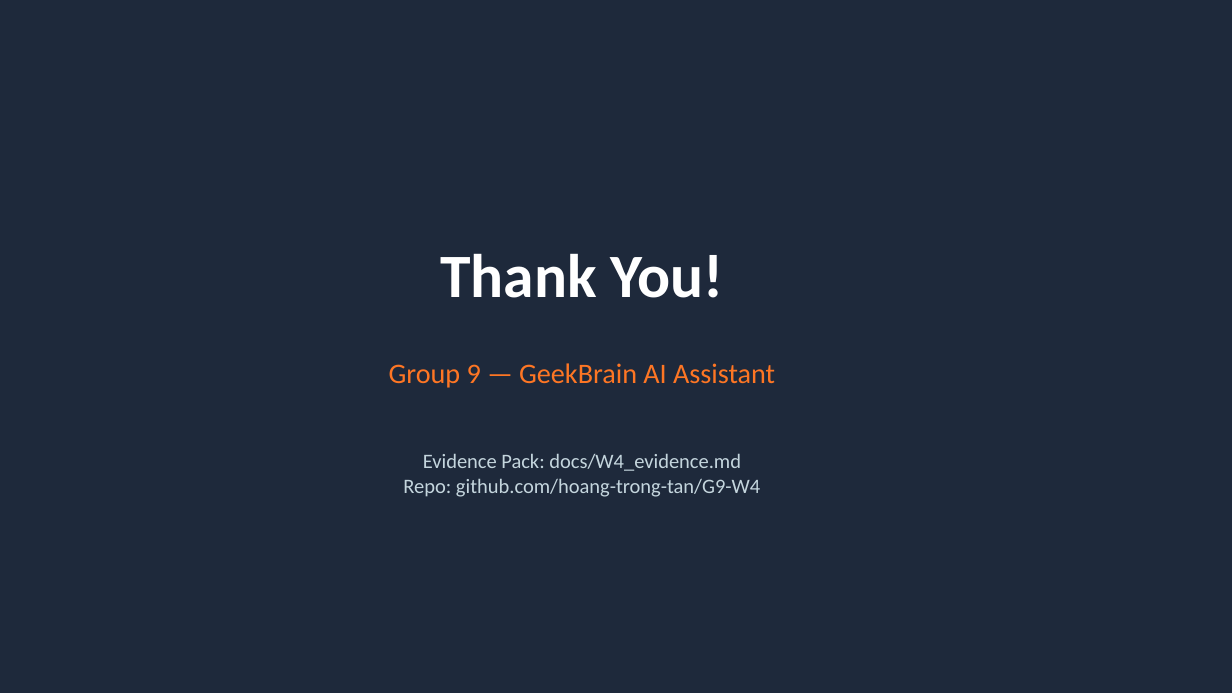
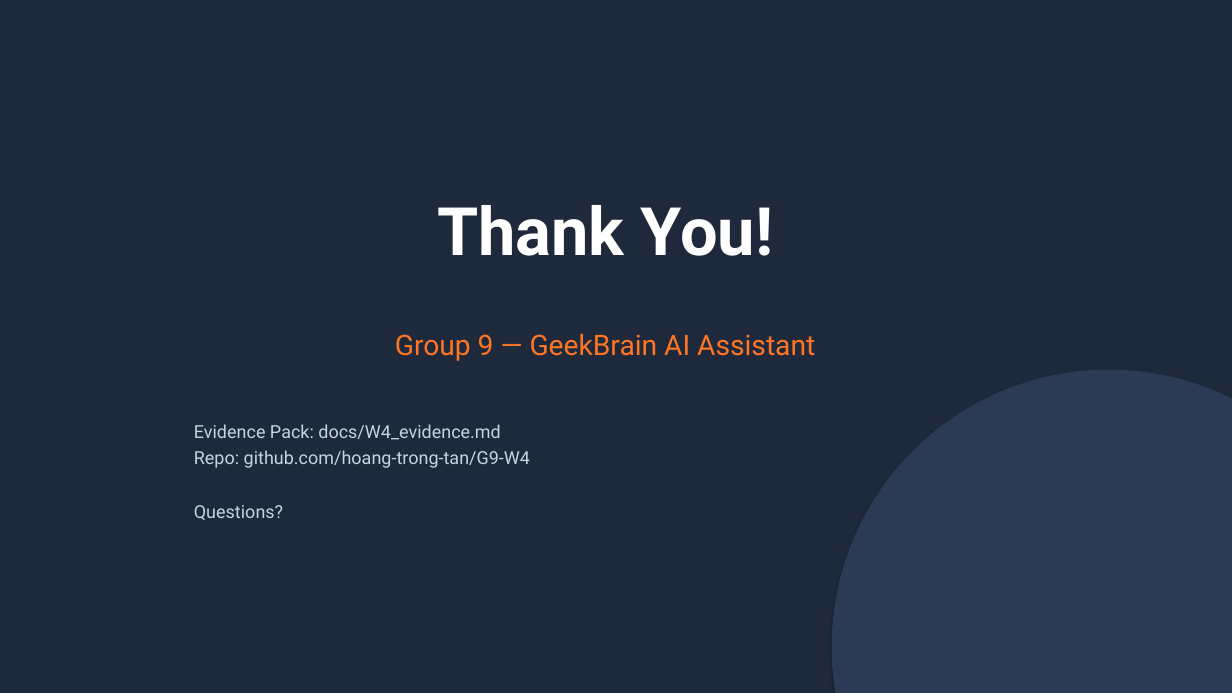
Before and after one commit to NguyenHuuDinh135/G9-W4, a slide deck: slide 16 of slides/W4_presentation.pptx (slide 14 before the commit). Drawn at 1232x693 pixels with LibreOffice and Linux fonts; fonts in the diff are those of the drawing. Boxes give left, top, right and bottom in pixels: in the first picture for what was removed or moved away, otherwise in the second. Text is boxed around its words. In the diff, an @@ line names an element or a change of style, - is before the commit and + after.

```diff
--- a/slides/W4_presentation.pptx
+++ b/slides/W4_presentation.pptx
@@ text "Thank You!": place and size @@
-text "Thank You!" at <box>440,253,724,298</box>
+text "Thank You!" at <box>437,205,773,256</box>
@@ text "Thank You!" at <box>437,205,773,256</box>: size 48 to 52 pt, font Calibri to Roboto; line spacing 1 to 62pt @@
@@ text "Group 9 — GeekBrain AI ...": place and size @@
-text "Group 9 — GeekBrain AI ..." at <box>389,363,775,388</box>
+text "Group 9 — GeekBrain AI ..." at <box>395,334,815,361</box>
@@ text "Group 9 — GeekBrain AI ..." at <box>395,334,815,361</box>: font Calibri to Roboto; line spacing 1 to 26pt @@
@@ ellipse added at <box>832,370,1232,693</box>, fill #2D3A55 @@
@@ text at <box>194,424,530,520</box>: text changed; size 16 to 14 pt; font Calibri to Roboto @@
-Evidence Pack: docs/W4_evidence.md
-Repo: github.com/hoang-trong-tan/G9-W4
+Evidence Pack: docs/W4_evidence.md
+Repo: github.com/hoang-trong-tan/G9-W4
+Questions?
```
Also in this commit, not shown: 13 other slides changed, 2 slides added, 1 other file.
